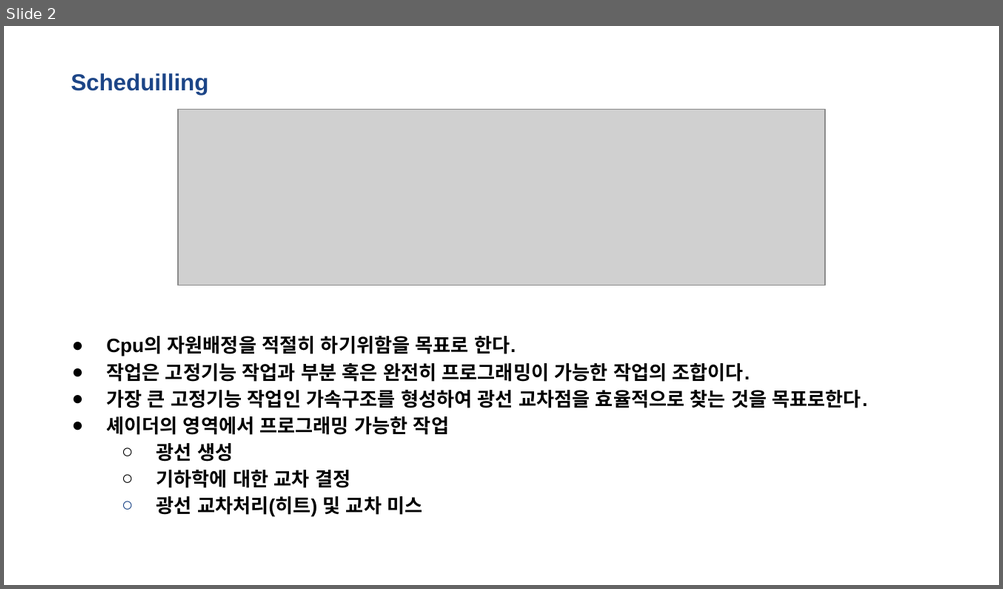
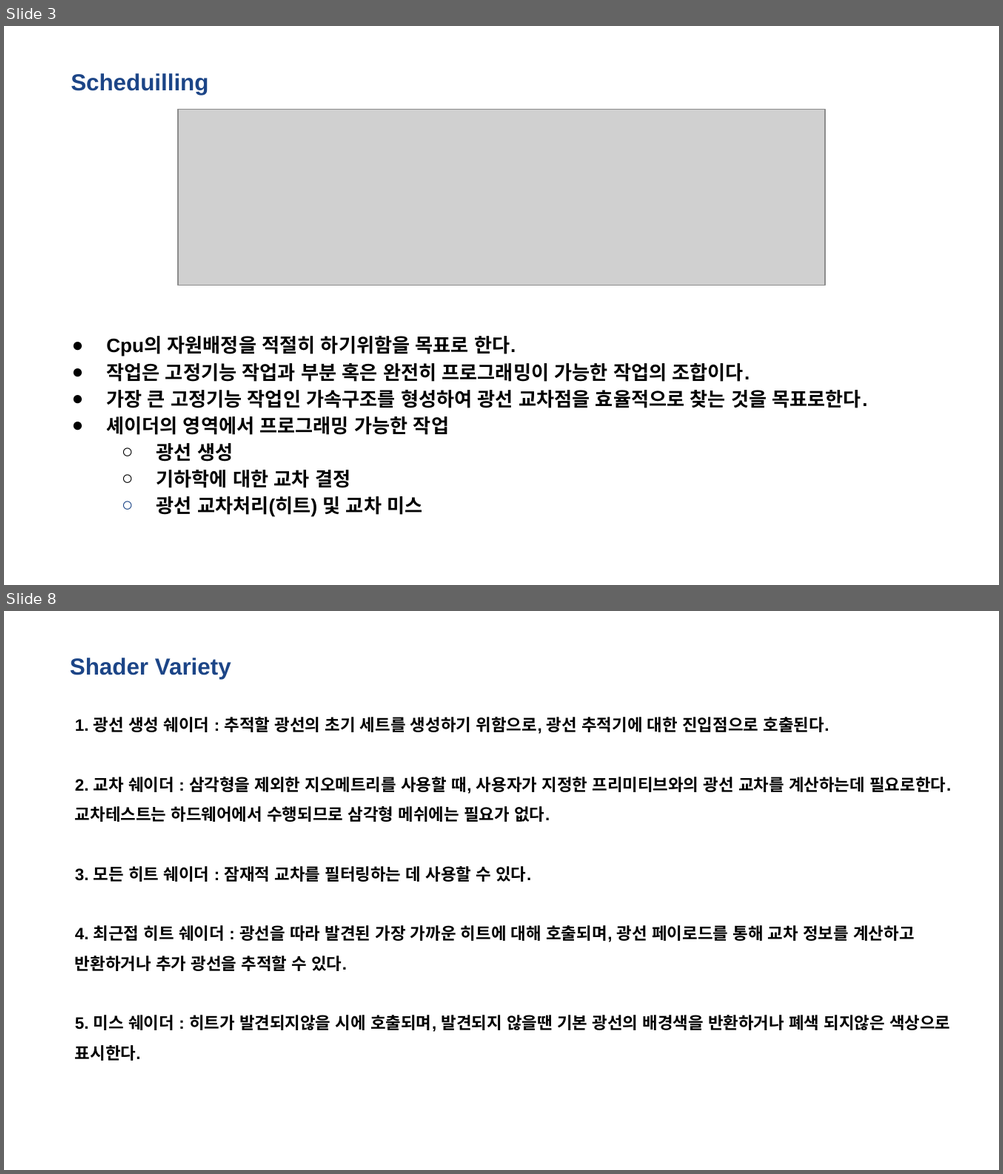
Before and after one commit to kiption/XD, a slide deck: Lab/Client/RayTracing with DirectX 12.pptx. Shown one above the other, each under a label of ours: slide 2 before the commit, slides 3 and 8 after it; the slides between them are not shown. The pictures are 1003x589 and 1003x1174 pixels, drawn with LibreOffice and Linux fonts; fonts in the diff are those of the drawing; grey boxes stand for pictures. Boxes give left, top, right and bottom in pixels: in the first picture for what was removed or moved away, otherwise in the second. Text is boxed around its words. In the diff, an @@ line names an element or a change of style, - is before the commit and + after.

Commit message:
#01-21 허재성 DXR_3
Shader
쉐이더 종류와
광선 생성, 미스, 히트, 교차 공부

```diff
--- a/Lab/Client/RayTracing with DirectX 12.pptx
+++ b/Lab/Client/RayTracing with DirectX 12.pptx
@@ slide 8 added at (4,611,999,1170), background #FFFFFF @@
@@ title added at (70,658,231,679), 16.8 pt, text #1C4587, bold @@
+Shader Variety
@@ title added at (75,717,950,1061), 12 pt, text #000000, bold @@
+1. 광선 생성 쉐이더 : 추적할 광선의 초기 세트를 생성하기 위함으로, 광선 추적기에 대한 진입점으로 호출된다.
+2. 교차 쉐이더 : 삼각형을 제외한 지오메트리를 사용할 때, 사용자가 지정한 프리미티브와의 광선 교차를 계산하는데 필요로한다. 교차테스트는 하드웨어에서 수행되므로 삼각형 메쉬에는 필요가 없다.
+3. 모든 히트 쉐이더 : 잠재적 교차를 필터링하는 데 사용할 수 있다.
+4. 최근접 히트 쉐이더 : 광선을 따라 발견된 가장 가까운 히트에 대해 호출되며, 광선 페이로드를 통해 교차 정보를 계산하고 반환하거나 추가 광선을 추적할 수 있다.
+5. 미스 쉐이더 : 히트가 발견되지않을 시에 호출되며, 발견되지 않을땐 기본 광선의 배경색을 반환하거나 폐색 되지않은 색상으로 표시한다.
@@ what was slide 2 is now slide 3 @@
```
Also in this commit, not shown: 3 slides changed, 9 other slides added, 1 slide removed.
